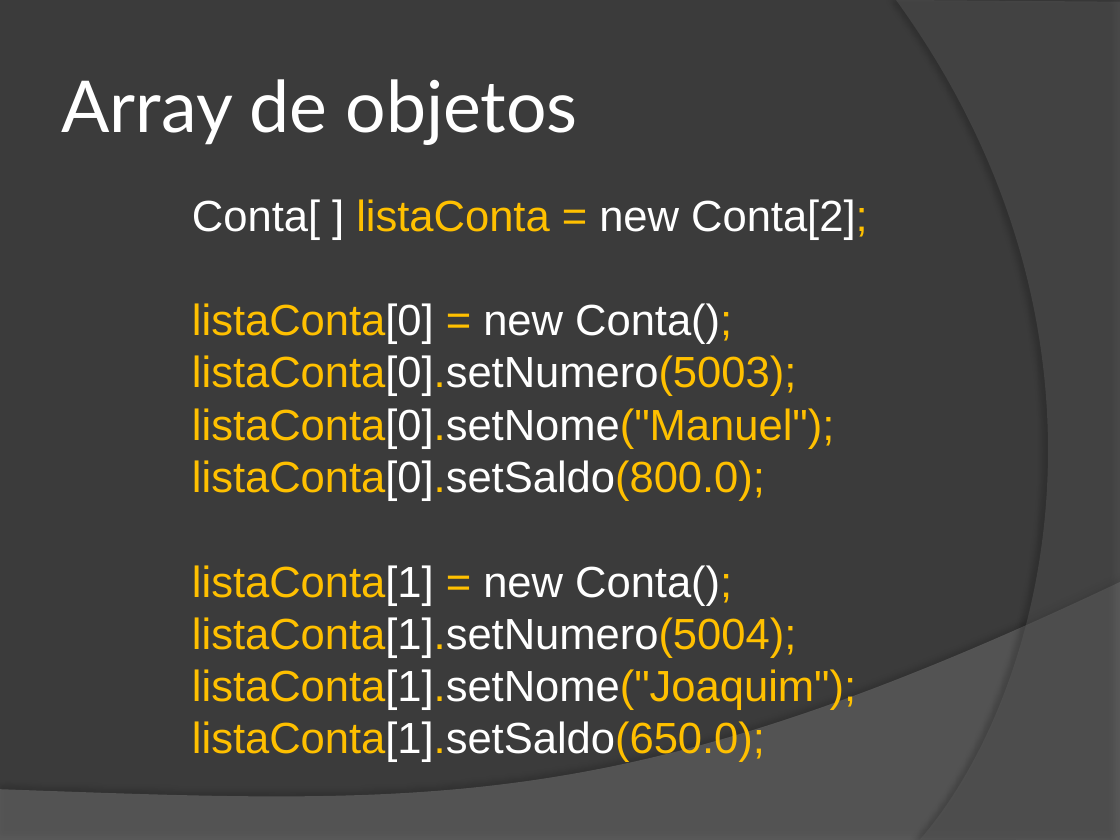
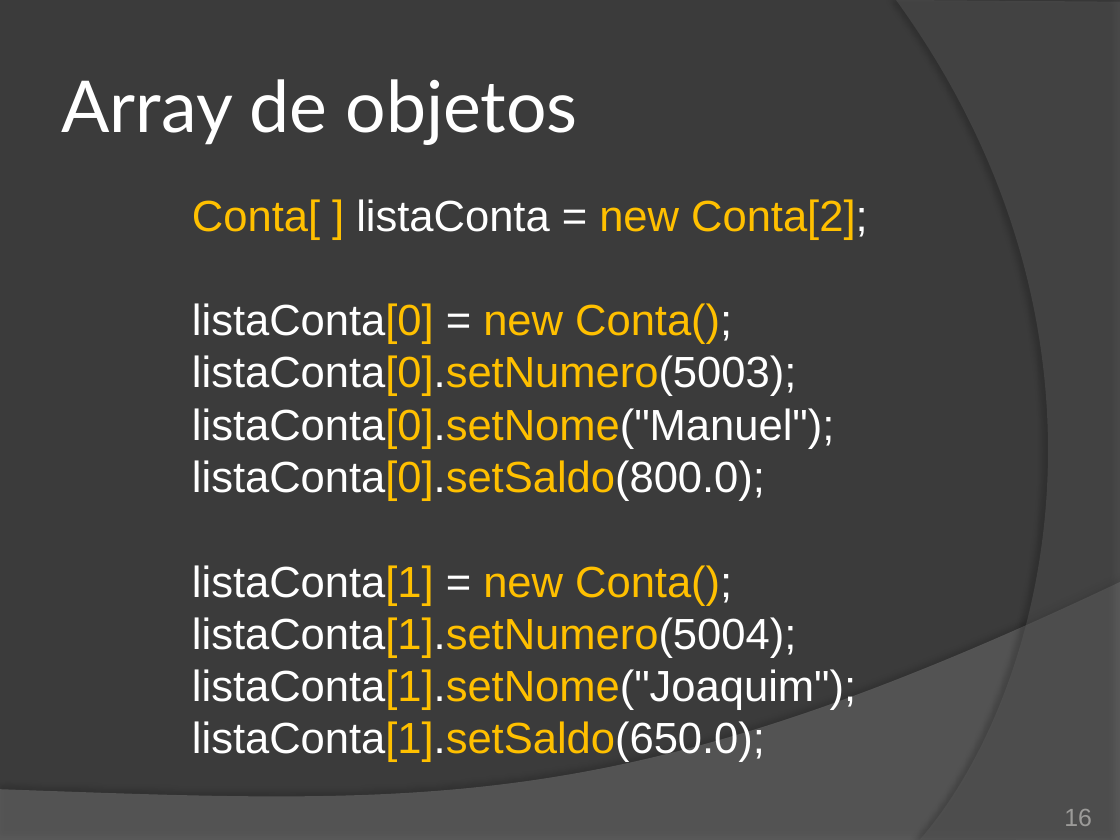
Before and after one commit to duchesqui/slzvieira-training, a slide deck: slide 16 of 2-Java-Programmer-Modulo-II/07.Capitulo02.pptx. Drawn at 1120x840 pixels with LibreOffice and Linux fonts; fonts in the diff are those of the drawing. Boxes give left, top, right and bottom in pixels: in the first picture for what was removed or moved away, otherwise in the second. Text is boxed around its words. In the diff, an @@ line names an element or a change of style, - is before the commit and + after.

```diff
--- a/2-Java-Programmer-Modulo-II/07.Capitulo02.pptx
+++ b/2-Java-Programmer-Modulo-II/07.Capitulo02.pptx
@@ text "Conta[ ] listaConta = new ..." at (192, 199, 867, 762): text colour #FFFFFF to #FFC000 in "Conta[ ] new Conta[2]; listaConta[0] new Conta(); ..."; text colour #FFC000 to #FFFFFF in "listaConta = Conta[2]; listaConta[0] = Conta(); listaConta[0 ..." @@
@@ page number added at (1064, 809, 1092, 826), 16 pt, text #9D9B9A @@
+16
```
Also in this commit, not shown: 16 other slides changed, 1 slide added, 11 other files.
